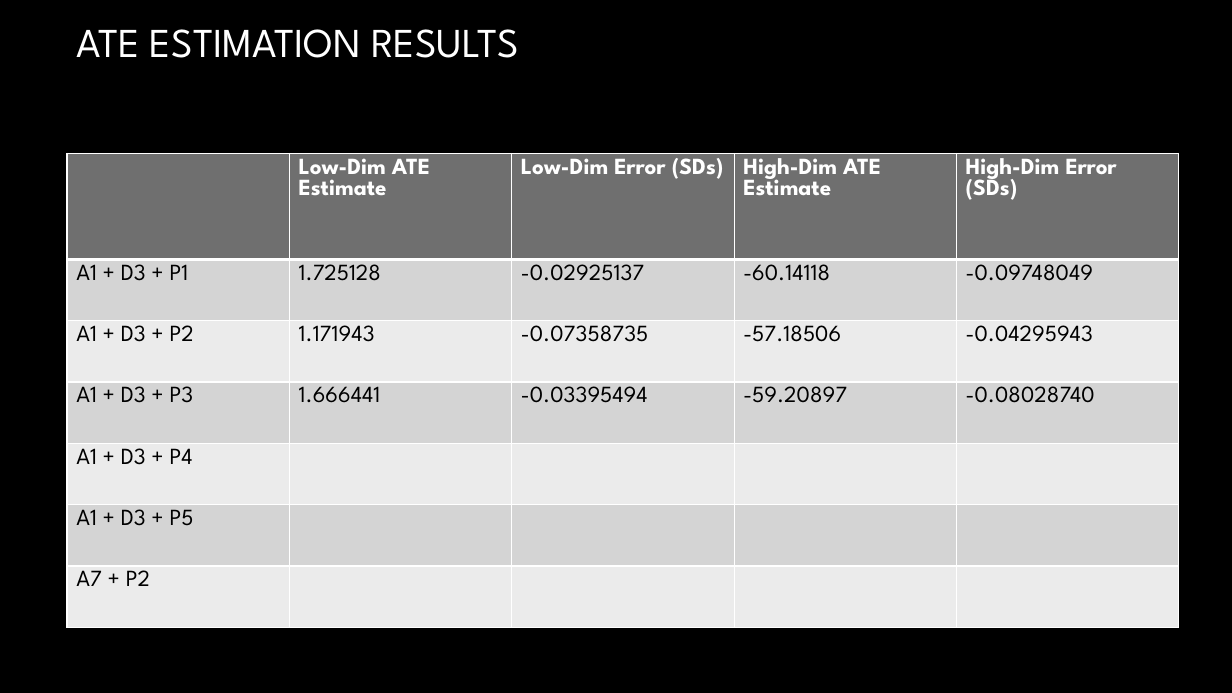
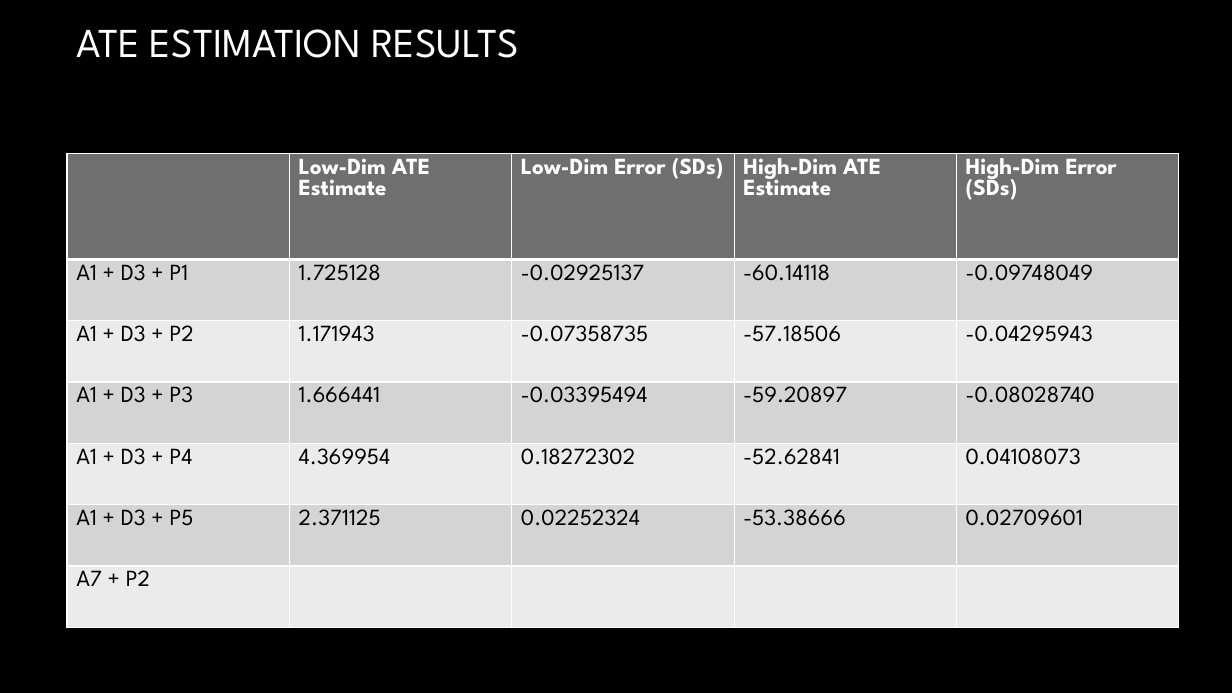
Before and after one commit to TZstatsADS/Spring2021-Project4-group5, a slide deck: slide 10 of doc/ADS Project 4 Presentation.pptx. Drawn at 1232x693 pixels with LibreOffice and Linux fonts; fonts in the diff are those of the drawing; background and template pictures are left out. Boxes give left, top, right and bottom in pixels: in the first picture for what was removed or moved away, otherwise in the second. Text is boxed around its words. In the diff, an @@ line names an element or a change of style, - is before the commit and + after.

Commit message:
Added weighted regression to results

```diff
--- a/doc/ADS Project 4 Presentation.pptx
+++ b/doc/ADS Project 4 Presentation.pptx
@@ table at [67, 153, 1181, 628] @@
-row 5: A1 + D3 + P4 |  |  |  | 
+row 5: A1 + D3 + P4 | 4.369954 | 0.18272302 | -52.62841 | 0.04108073
-row 6: A1 + D3 + P5 |  |  |  | 
+row 6: A1 + D3 + P5 | 2.371125 | 0.02252324 | -53.38666 | 0.02709601
```
Also in this commit, not shown: 2 other slides changed, 3 other files.
